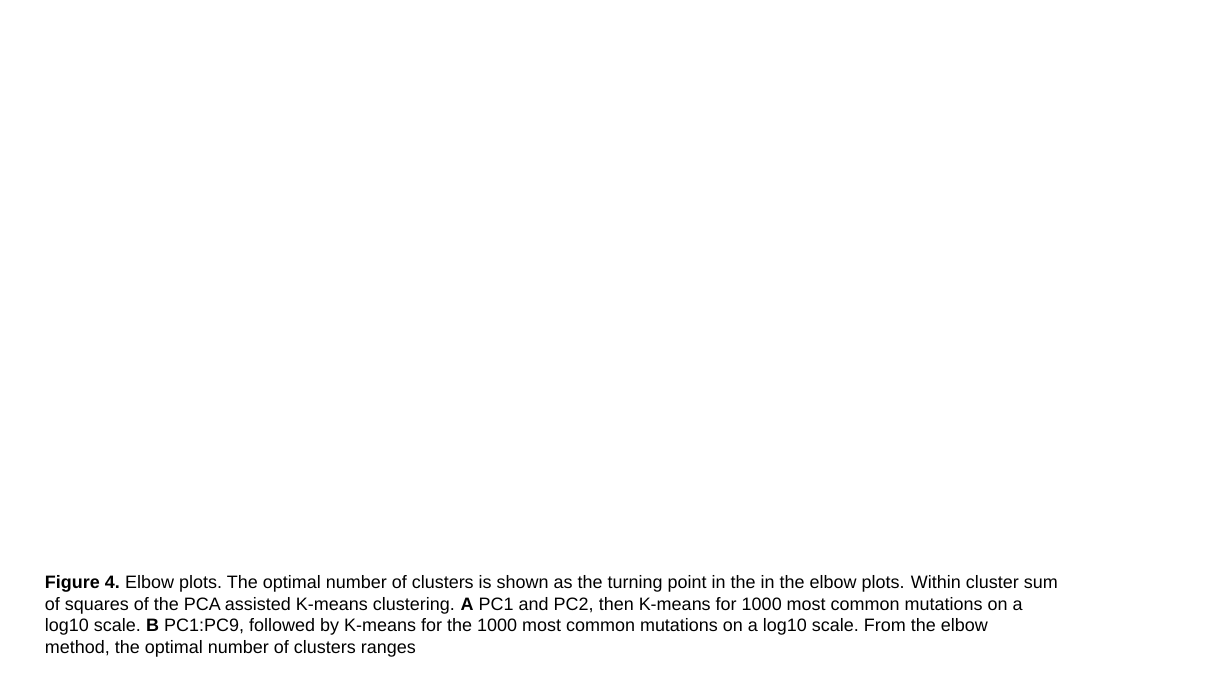
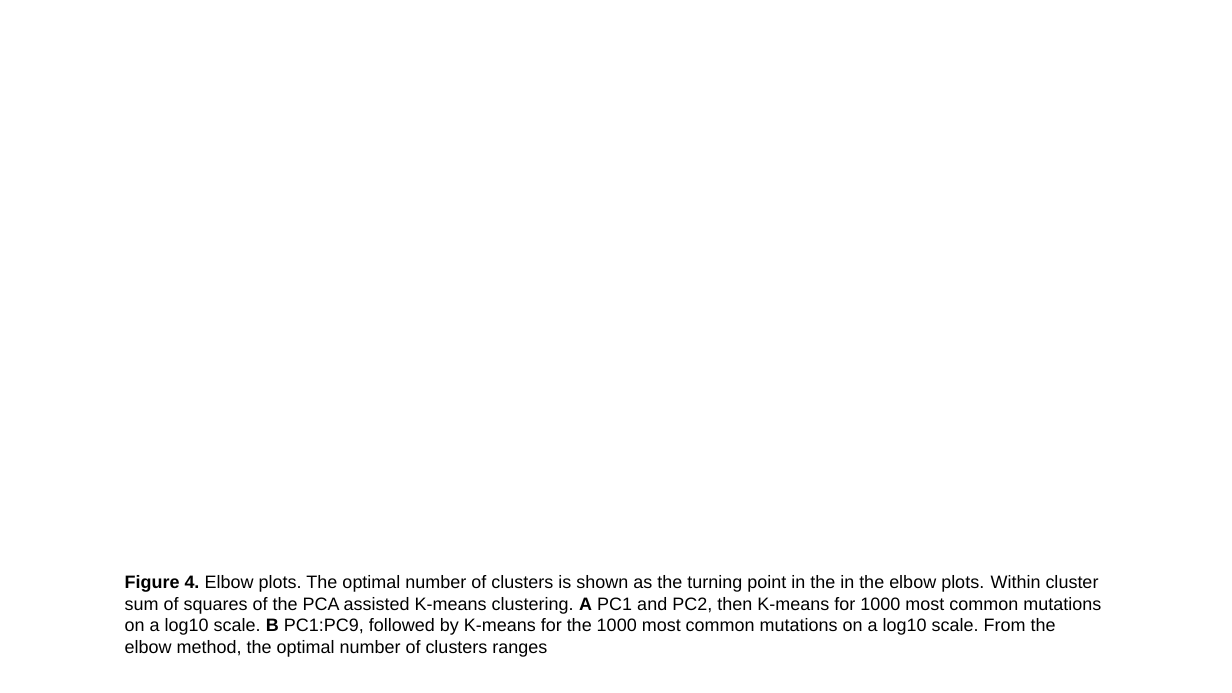
Before and after one commit to sha524/Spike_protein, a slide deck: slide 4 of Plots and Figures/Real plots and figures/Completed figures with captions.pptx. Drawn at 1232x693 pixels with LibreOffice and Linux fonts; fonts in the diff are those of the drawing. Boxes give left, top, right and bottom in pixels: in the first picture for what was removed or moved away, otherwise in the second. Text is boxed around its words. In the diff, an @@ line names an element or a change of style, - is before the commit and + after.

Commit message:
Planning report and figures

```diff
--- a/Plots and Figures/Real plots and figures/Completed figures with captions.pptx
+++ b/Plots and Figures/Real plots and figures/Completed figures with captions.pptx
@@ text "Figure 4. Elbow plots. The ..." rewrapped from box(45, 575, 1058, 657) to box(125, 575, 1101, 657) @@
```
Also in this commit, not shown: 4 other slides changed, 4 slides added, 1 slide removed, 1 other file.
